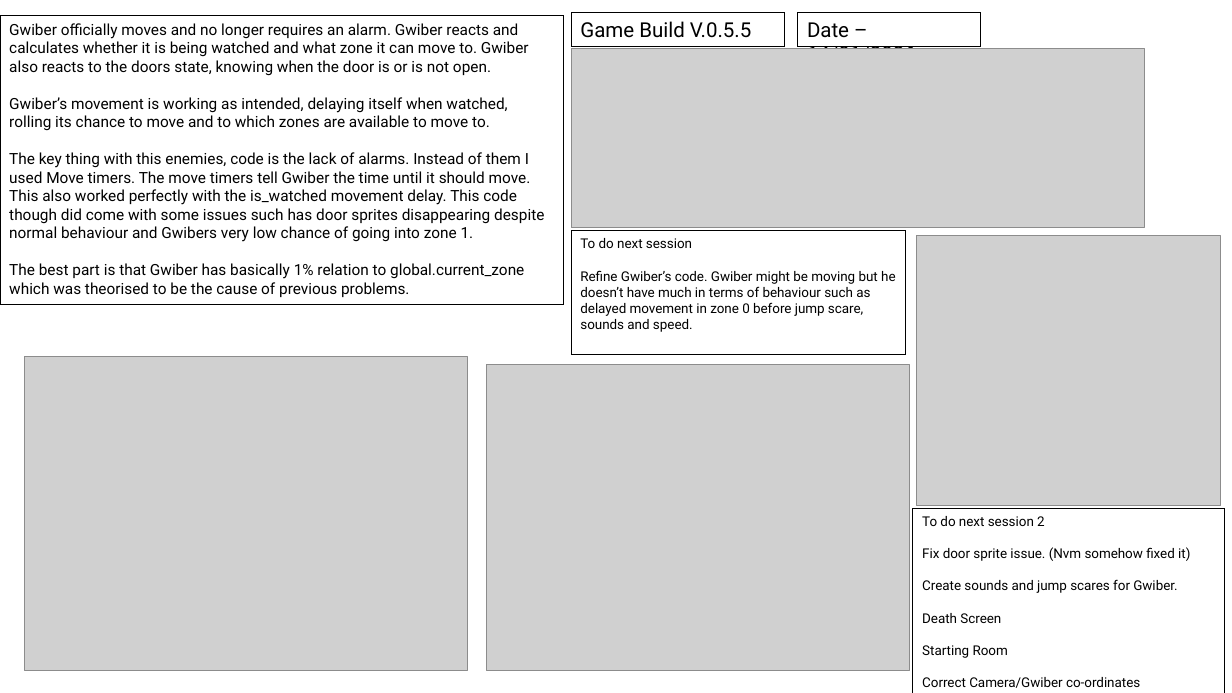
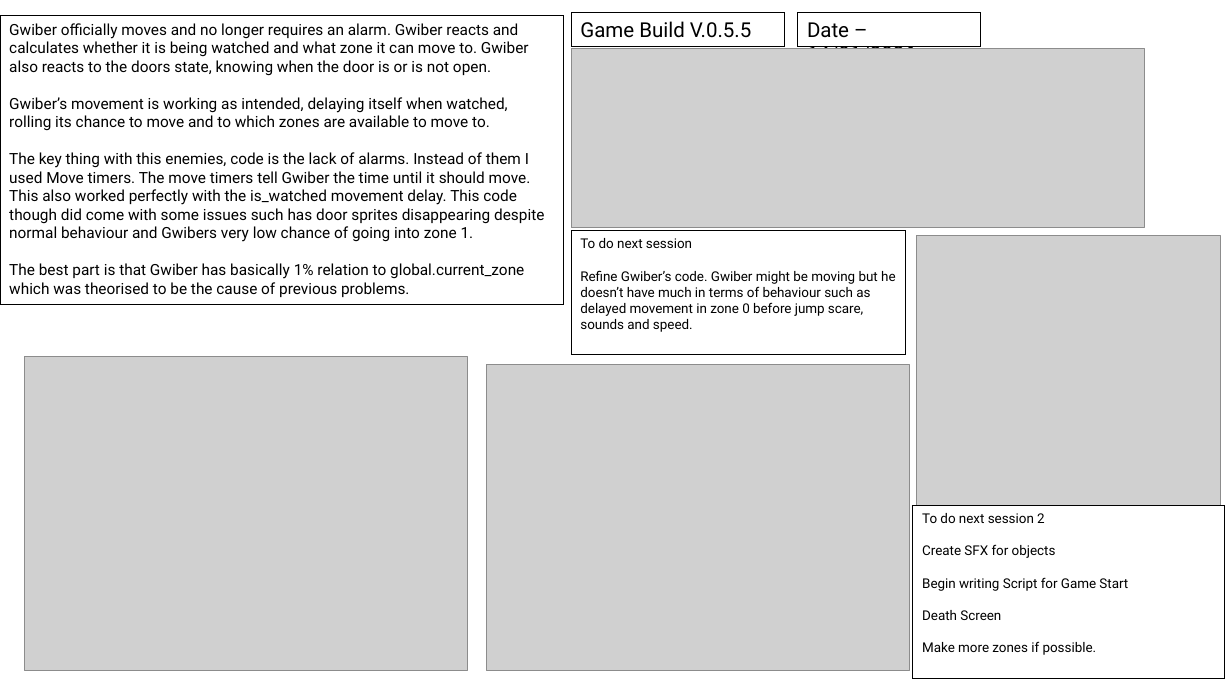
Before and after one commit to QuotedTrain5221/Critical-Failure-3, a slide deck: slide 11 of Logs/Development Log and Alpha Testing.pptx. Drawn at 1232x693 pixels with LibreOffice and Linux fonts; fonts in the diff are those of the drawing; grey boxes stand for pictures. Boxes give left, top, right and bottom in pixels: in the first picture for what was removed or moved away, otherwise in the second. Text is boxed around its words. In the diff, an @@ line names an element or a change of style, - is before the commit and + after.

Commit message:
Critical Failure V.0.6
Camera Buttons now have clicking sounds

```diff
--- a/Logs/Development Log and Alpha Testing.pptx
+++ b/Logs/Development Log and Alpha Testing.pptx
@@ rectangle "To do next session 2" resized from (x1=913, y1=508, x2=1225, y2=693) to (x1=913, y1=506, x2=1225, y2=678) @@
@@ text in rectangle at (x1=922, y1=544, x2=1128, y2=591): text changed @@
-Fix door sprite issue. (Nvm somehow fixed it)
-Create sounds and jump scares for Gwiber.
+Create SFX for objects
+Begin writing Script for Game Start
@@ text in rectangle at (x1=922, y1=641, x2=1097, y2=655): text changed @@
-Starting Room
-Correct Camera/Gwiber co-ordinates
+Make more zones if possible.
```
Also in this commit, not shown: 2 slides added, 49 other files.
